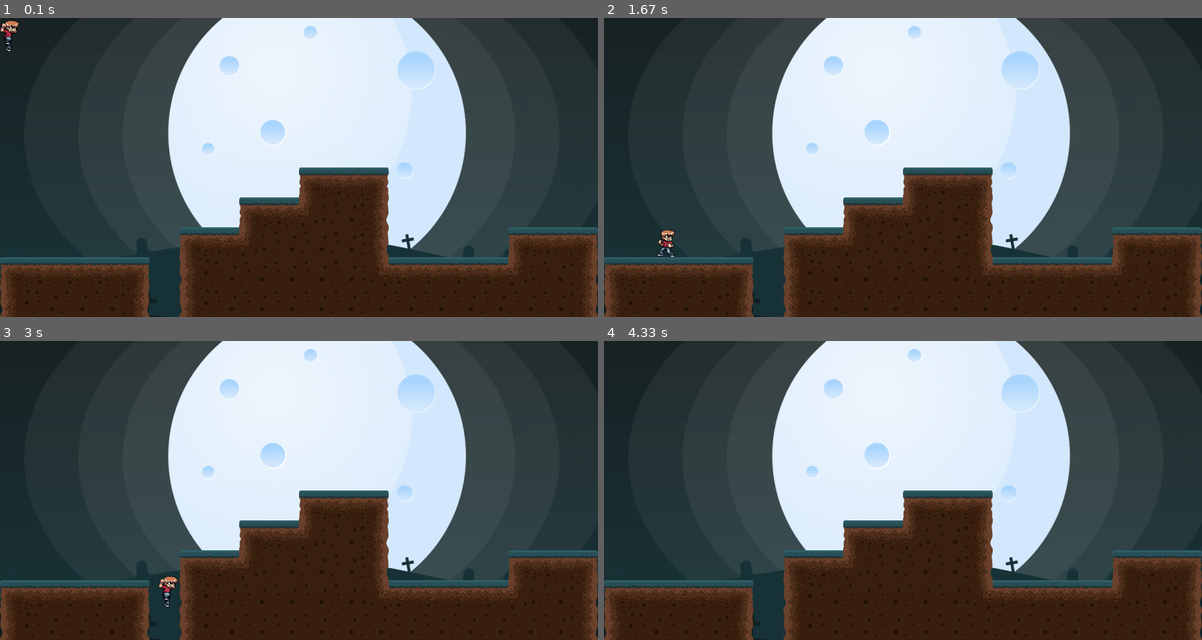
Above: before the commit, frames 1-4 (two rows, left to right).
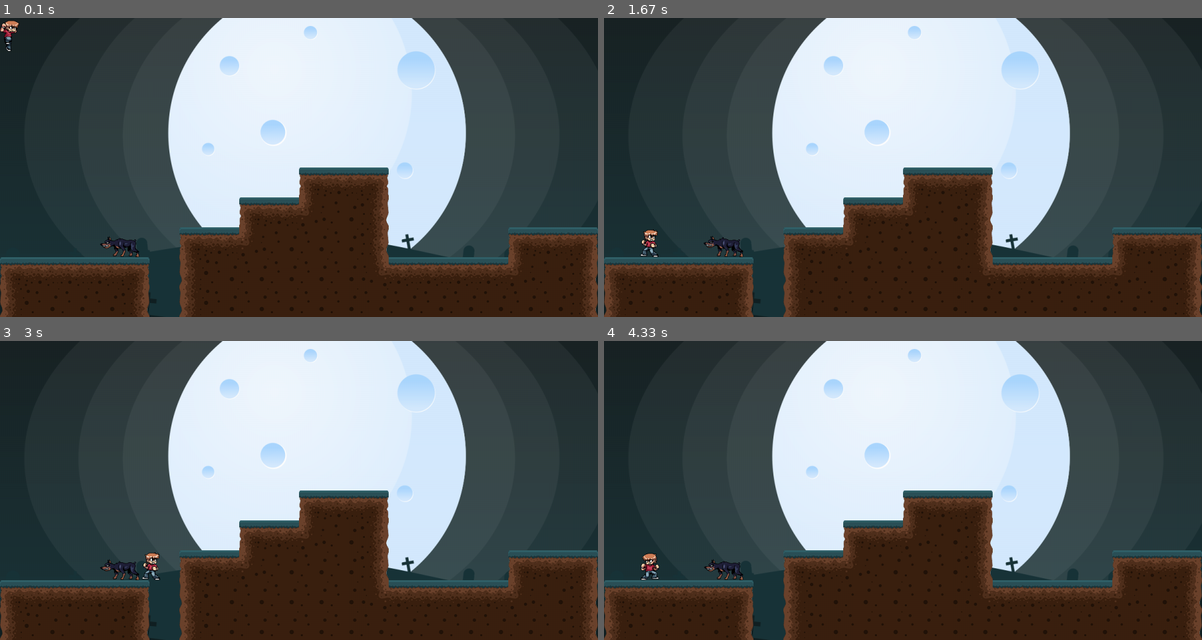
Above: after the commit, the same moments.

Repository: Tung-hehe/punch-pygame
Game: pygame game, started from main.py
The game is run twice, just before and just after one commit, with the same random seed, the same clock (stepped at 60 frames per second) and the same inputs.
Inputs:
- Up to frame 1 (0.1 s): no input
- Up to frame 2 (1.67 s): hold J 0.33-0.8 s; hold D 0.33-0.8 s; tap K at 0.83 s; hold L 1.17-1.63 s; hold D 1.17-1.63 s
- Up to frame 3 (3 s): hold D 1.67-2.13 s; hold W 2.17-2.47 s; hold D 2.5-2.97 s
- Up to frame 4 (4.33 s): hold A 3-3.53 s; hold A 3.57-3.97 s; tap J at 4 s

The runs differ from the first frame. In frame 1, 0.2% of the frame differs, in the area x 16-24%, y 73-80%; in frame 2, 0.5%, in the area x 6-24%, y 70-80%; in frame 3, 0.5%; in frame 4, 0.4%.

Commit message:
update 1.0.1

Diff:
--- a/main.py
+++ b/main.py
@@ -19,6 +19,8 @@
        ['4','5','5','5','6','0','4','5','5','5','5','5','5','5','5','5','5','5','5','6']]
 all_sprites = pygame.sprite.Group()
 player = Player()
+monster = Monster(200, 437, 'Wolf')
+monsters = pygame.sprite.Group()
 platforms = pygame.sprite.Group()
 platform = Platform()
 for x in range(len(map)):
@@ -28,6 +30,8 @@
             platforms.add(platform)
 all_sprites.add(platforms)
 all_sprites.add(player)
+all_sprites.add(monster)
+monsters.add(monster)
 running = True
 while running:
     clock.tick(FPS)
@@ -47,6 +51,21 @@
                     player.jumping = True
                     player.cout_jump += 1
             if event.key == pygame.K_j:
+                if player.type_attack != player.punch:
+                    player.type_attack = player.punch
+                    player.cout_attack = 0
+                if not player.attacking:
+                    player.attacking = True
+            if event.key == pygame.K_k:
+                if player.type_attack != player.kick:
+                    player.type_attack = player.kick
+                    player.cout_attack = 0
+                if not player.attacking:
+                    player.attacking = True
+            if event.key == pygame.K_l:
+                if player.type_attack != player.block:
+                    player.type_attack = player.block
+                    player.cout_attack = 0
                 if not player.attacking:
                     player.attacking = True
             if event.key == pygame.K_ESCAPE:
@@ -56,9 +75,20 @@
                 player.moving = False
             if event.key == pygame.K_d:
                 player.moving = False
+        for monster in monsters:
+            if player.attacking and pygame.sprite.collide_mask(player, monster):
+                monsters.remove(monster)
+            if abs(player.rect.x - monster.rect.x) <= 50:
+                monster.attacking = True
     player.move(platforms)
     all_sprites.update()
     platforms.draw(screen)
-    screen.blit(player.image, (player.rect.x - (player.size[0] - player.rect.w)/2, player.rect.y - (player.size[1] - player.rect.h)))
+    for monster in monsters:
+        screen.blit(monster.image,
+                    (monster.rect.x - (monster.size[0] - monster.rect.w) / 2,
+                     monster.rect.y - (monster.size[1] - monster.rect.h)))
+    screen.blit(player.image,
+                (player.rect.x - (player.size[0] - player.rect.w)/2,
+                 player.rect.y - (player.size[1] - player.rect.h)))
     pygame.display.flip()
 pygame.quit()
--- a/sprites.py
+++ b/sprites.py
@@ -11,6 +11,7 @@
         pygame.sprite.Sprite.__init__(self)
         self.load_image()
         self.image = self.stand[0]
+        self.mask = pygame.mask.from_surface(self.image)
         self.rect = self.image.get_rect()
         self.size = self.image.get_size()
         self.vel = vec(0, 0)
@@ -23,6 +24,9 @@
         self.attack_frame = 0
         self.jump_frame = 0
         self.cout_jump = 0
+        self.cout_attack = 0
+        self.start_attack = pygame.time.get_ticks()
+        self.type_attack = self.punch
 
     def load_image(self):
         self.stand = load_sprite('image/Player/stand/', 6)
@@ -36,7 +40,7 @@
                       load_sprite('image/Player/attack/punch3/', 8)]
         self.kick = [load_sprite('image/Player/attack/kick1/', 7),
                      load_sprite('image/Player/attack/kick2/', 7)]
-        self.block = load_sprite('image/Player/block/',7)
+        self.block = [load_sprite('image/Player/block/',7)]
 
     def move(self, tiles):
         self.rect.x += self.vel.x
@@ -60,7 +64,7 @@
 
     def animate(self, action, speed):
         self.normal_frame += speed
-        if self.face_right == True:
+        if self.face_right:
             self.image = action[int(self.normal_frame) % len(action)]
         else:
             self.image = pygame.transform.flip(action[int(self.normal_frame) % len(action)], True, False)
@@ -95,19 +99,16 @@
         if self.attacking:
             self.vel.x = 0
             self.attack_frame += SPEED_ATTACK
-            if self.attack_frame >= len(self.punch[0]) + len(self.punch[1]):
+            if self.attack_frame >= len(self.type_attack[self.cout_attack]):
                 self.attacking = False
                 self.attack_frame = 0
+                self.cout_attack += 1
+            if self.cout_attack >= len(self.type_attack):
+                self.cout_attack = 0
             if self.face_right:
-                if self.attack_frame < len(self.punch[0]):
-                    self.image = self.punch[0][int(self.attack_frame)]
-                if self.attack_frame >= len(self.punch[0]) and self.attack_frame < len(self.punch[0]) + len(self.punch[1]):
-                    self.image = self.punch[1][int(self.attack_frame)%len(self.punch[1])]
+                self.image = self.type_attack[self.cout_attack][int(self.attack_frame)]
             else:
-                if self.attack_frame < len(self.punch[0]):
-                    self.image = pygame.transform.flip(self.punch[0][int(self.attack_frame)], True, False)
-                if self.attack_frame >= len(self.punch[0]) and self.attack_frame < len(self.punch[0]) + len(self.punch[1]):
-                    self.image = pygame.transform.flip(self.punch[1][int(self.attack_frame)%len(self.punch[1])], True, False)
+                self.image = pygame.transform.flip(self.type_attack[self.cout_attack][int(self.attack_frame)], True, False)
         if self.vel.y > PLAYER_MAX_Y:
             self.vel.y = PLAYER_MAX_Y
         if self.vel.x <= -PLAYER_MAX_X:
@@ -119,6 +120,7 @@
         if self.rect.x >= WIDTH - self.rect.width:
             self.rect.x = WIDTH - self.rect.width
         self.size = self.image.get_size()
+        self.mask = pygame.mask.from_surface(self.image)
 
 class Platform(pygame.sprite.Sprite):
      def __init__(self, x = 0, y = 0, type = '1'):
@@ -130,3 +132,48 @@
          self.rect.x = x
          self.rect.y = y
          self.pos = vec(self.rect.x, self.rect.y)
+
+class Monster(pygame.sprite.Sprite):
+    def __init__(self, x = 0, y = 0, type = "Wolf"):
+        pygame.sprite.Sprite.__init__(self)
+        self.type = type
+        self.load_image()
+        self.image = self.stand[0]
+        self.mask = pygame.mask.from_surface(self.image)
+        self.face_right = False
+        self.attacking = False
+        self.moving = False
+        self.rect = self.image.get_rect()
+        self.size = self.image.get_size()
+        self.normal_frame = 0
+        self.attack_frame = 0
+        self.pause_attack = 0
+        self.rect.x = x
+        self.rect.y = y
+        self.vel = vec(0, 0)
+    def load_image(self):
+        self.stand = load_sprite('image/Monster/' + self.type +'/stand/', 4)
+        self.attack = load_sprite('image/Monster/Wolf/attack/', 7)
+        self.dead = load_sprite('image/Monster/Wolf/dead/', 9)
+    def animate(self, action, speed):
+        self.normal_frame += speed
+        if self.face_right:
+            self.image = action[int(self.normal_frame) % len(action)]
+        else:
+            self.image = pygame.transform.flip(action[int(self.normal_frame) % len(action)], True, False)
+    def update(self):
+        if self.attacking:
+            self.vel.x = 0
+            self.attack_frame += SPEED_ATTACK
+            if self.attack_frame >= len(self.attack):
+                self.attacking = False
+                self.pause_attack = pygame.time.get_ticks()
+                self.attack_frame = 0
+            if self.face_right:
+                self.image = self.attack[int(self.attack_frame)]
+            else:
+                self.image = pygame.transform.flip(self.attack[int(self.attack_frame)], True, False)
+        else:
+            self.animate(self.stand, 0.2)
+        self.size = self.image.get_size()
+        self.mask = pygame.mask.from_surface(self.image)
